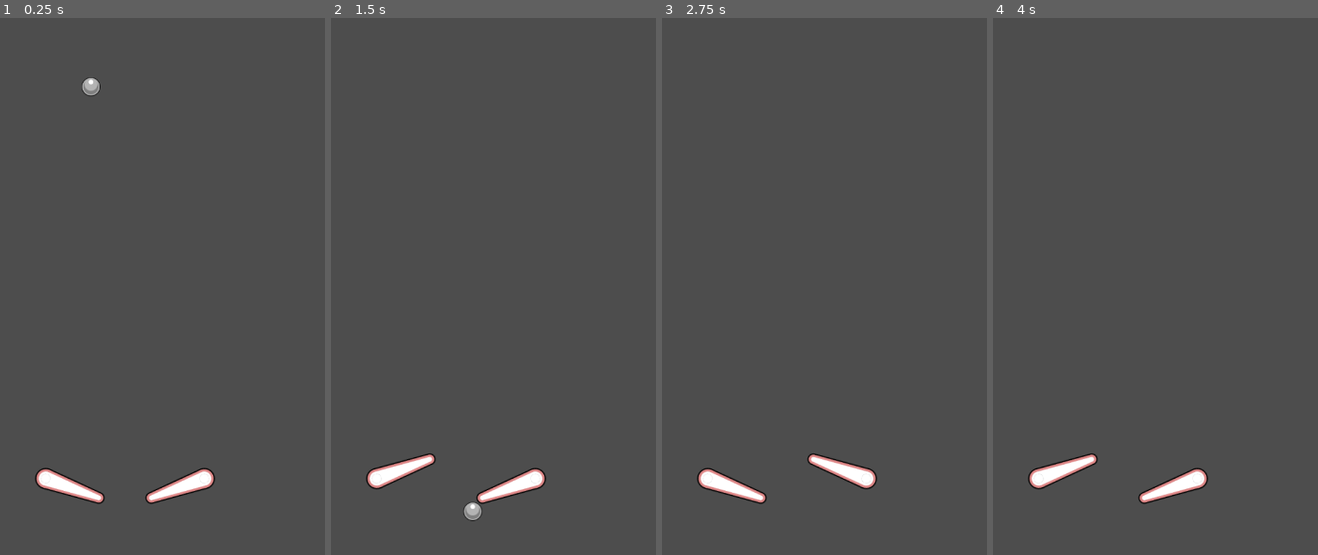
Above: before the commit, frames 1-4 (left to right).
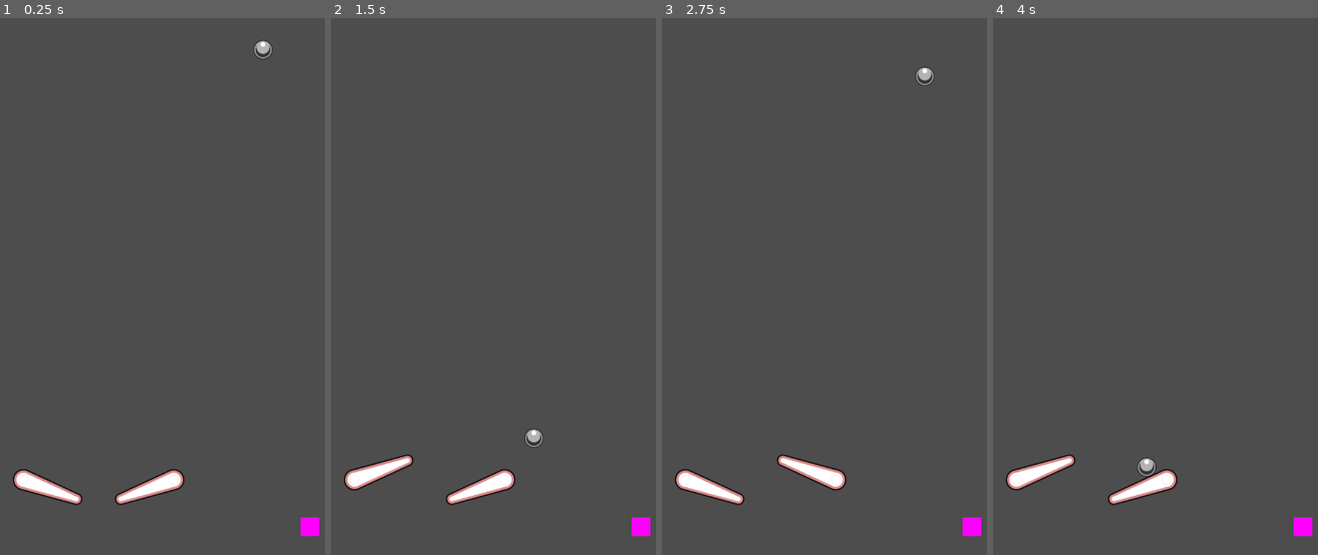
Above: after the commit, the same moments.

Repository: fivemoreminix/pinball
Game: Godot game, scene res://table.tscn
The game is run twice, just before and just after one commit, with the same random seed, the same clock (stepped at 60 frames per second) and the same inputs.
Inputs:
- Up to frame 1 (0.25 s): no input
- Up to frame 2 (1.5 s): hold Right (ui_right) 0.53-1.28 s; tap Down (plunger, bound only after the commit) at 0.6, 1.35 s; hold Left (ui_left) from 1.28 s (still down)
- Up to frame 3 (2.75 s): release Left (ui_left) at 2.03 s; hold Right (ui_right) from 2.03 s (still down); tap Down (plunger, bound only after the commit) at 2.1 s
- Up to frame 4 (4 s): tap Down (plunger, bound only after the commit) at 2.85, 3.6 s; release Right (ui_right) at 3.53 s; hold Left (ui_left) from 3.53 s (still down)

The runs differ from the first frame. In frame 1, 2.7% of the frame differs, in the area x 4-99%, y 4-97%; in frame 2, 2.6%; in frame 3, 2.6%; in frame 4, 2.5%.

Commit message:
Started work on playfield, plunger, and ball catch.

Diff:
--- a/ball.gd
+++ b/ball.gd
@@ -1,6 +1,8 @@
 extends RigidBody2D
-class_name ball
+class_name Ball
 
+@onready var start_pos = position
+var reset_state = false
 
 # Called when the node enters the scene tree for the first time.
 func _ready():
@@ -10,3 +12,13 @@
 # Called every frame. 'delta' is the elapsed time since the previous frame.
 func _process(delta):
 	$Sprite2D.global_rotation = 0
+
+
+func reset() -> void:
+	reset_state = true
+
+
+func _integrate_forces(state):
+	if reset_state:
+		position = start_pos
+		reset_state = false
--- a/ball.svg
+++ b/ball.svg
@@ -23,10 +23,10 @@
      inkscape:pagecheckerboard="0"
      inkscape:deskcolor="#505050"
      inkscape:document-units="px"
-     showgrid="true"
+     showgrid="false"
      inkscape:zoom="5.4021324"
-     inkscape:cx="-64.511562"
-     inkscape:cy="68.954252"
+     inkscape:cx="-15.456859"
+     inkscape:cy="-0.6478923"
      inkscape:window-width="2560"
      inkscape:window-height="1370"
      inkscape:window-x="0"
@@ -59,7 +59,7 @@
        cy="8.4666662"
        r="3.96875" />
     <circle
-       style="opacity:1;fill:#808080;stroke:none;stroke-width:0.143315;stroke-linecap:round;stroke-linejoin:bevel;stroke-dasharray:none;stroke-dashoffset:0;stroke-opacity:1;paint-order:stroke markers fill"
+       style="opacity:1;fill:#333333;stroke:none;stroke-width:0.143315;stroke-linecap:round;stroke-linejoin:bevel;stroke-dasharray:none;stroke-dashoffset:0;stroke-opacity:1;paint-order:stroke markers fill"
        id="path12662"
        cx="8.4666662"
        cy="8.4666662"
@@ -74,7 +74,7 @@
        style="opacity:1;fill:#ffffff;stroke:none;stroke-width:0.264583;stroke-linecap:round;stroke-linejoin:bevel;stroke-dasharray:none;stroke-dashoffset:0;stroke-opacity:1;paint-order:stroke markers fill"
        id="path12658"
        cx="8.4666662"
-       cy="6.3499999"
+       cy="6.0854163"
        rx="1.058333"
        ry="1.0583329" />
   </g>
--- a/ball.tscn
+++ b/ball.tscn
@@ -7,6 +7,7 @@
 radius = 16.0312
 
 [node name="Ball" type="RigidBody2D"]
+can_sleep = false
 script = ExtResource("1_txg7q")
 
 [node name="Sprite2D" type="Sprite2D" parent="."]
--- /dev/null
+++ b/catch.gd
@@ -0,0 +1,5 @@
+extends Area2D
+
+func _on_body_entered(body):
+	if not (body is Ball): return
+	body.reset()
--- /dev/null
+++ b/catch.tscn
@@ -0,0 +1,15 @@
+[gd_scene load_steps=3 format=3 uid="uid://47o8lp1qyxpn"]
+
+[ext_resource type="Script" path="res://catch.gd" id="1_0lm4t"]
+
+[sub_resource type="WorldBoundaryShape2D" id="WorldBoundaryShape2D_l44vo"]
+distance = -8.0
+
+[node name="catch" type="Area2D"]
+script = ExtResource("1_0lm4t")
+
+[node name="CollisionShape2D" type="CollisionShape2D" parent="."]
+position = Vector2(320, 1304)
+shape = SubResource("WorldBoundaryShape2D_l44vo")
+
+[connection signal="body_entered" from="." to="." method="_on_body_entered"]
--- a/paddle.svg
+++ b/paddle.svg
@@ -24,9 +24,9 @@
      inkscape:deskcolor="#505050"
      inkscape:document-units="px"
      showgrid="true"
-     inkscape:zoom="2.7010662"
-     inkscape:cx="13.883406"
-     inkscape:cy="47.94403"
+     inkscape:zoom="3.8198845"
+     inkscape:cx="1.1780461"
+     inkscape:cy="-4.5812904"
      inkscape:window-width="2560"
      inkscape:window-height="1370"
      inkscape:window-x="0"
@@ -53,62 +53,40 @@
          stdDeviation="0.42862498"
          id="feGaussianBlur9353" />
     </filter>
+    <filter
+       inkscape:collect="always"
+       style="color-interpolation-filters:sRGB"
+       id="filter15847"
+       x="-0.035262856"
+       y="-0.16456"
+       width="1.0705257"
+       height="1.32912">
+      <feGaussianBlur
+         inkscape:collect="always"
+         stdDeviation="0.43539831"
+         id="feGaussianBlur15849" />
+    </filter>
   </defs>
   <g
      inkscape:label="Layer 1"
      inkscape:groupmode="layer"
      id="layer1">
-    <circle
+    <path
+       id="path6536"
        style="fill:#000000;stroke-width:2.64583;stroke-linejoin:bevel;paint-order:stroke markers fill"
-       id="path6536"
-       cx="5.2916665"
-       cy="8.4666662"
-       r="4.7624998" />
-    <circle
-       style="fill:#000000;stroke-width:2.64583;stroke-linejoin:bevel;paint-order:stroke markers fill"
-       id="path6538"
-       cx="30.691666"
-       cy="8.4666662"
-       r="2.645833" />
+       d="M 5.2916666 3.7041666 A 4.7624998 4.7624998 0 0 0 0.52916666 8.4666665 A 4.7624998 4.7624998 0 0 0 5.2916666 13.229166 A 4.7624998 4.7624998 0 0 0 6.058028 13.165088 L 30.691666 11.1125 A 2.645833 2.645833 0 0 0 33.337499 8.4666665 A 2.645833 2.645833 0 0 0 30.691666 5.8208332 L 6.0750813 3.7692789 A 4.7624998 4.7624998 0 0 0 5.2916666 3.7041666 z " />
     <path
-       id="rect6540"
-       style="fill:#000000;stroke-width:2.64583;stroke-linejoin:bevel;paint-order:stroke markers fill"
-       d="m 5.2916666,3.7041665 25.3999994,2.1166667 0,5.2916668 -25.3999994,2.116667 z"
-       sodipodi:nodetypes="ccccc" />
-    <circle
+       id="circle6543"
        style="fill:#de8787;stroke-width:2.64583;stroke-linejoin:bevel;paint-order:stroke markers fill"
-       id="circle6543"
-       cx="5.2916665"
-       cy="8.4666662"
-       r="4.2333331" />
-    <circle
+       d="M 5.2916666 4.2333332 A 4.2333331 4.2333331 0 0 0 1.0583333 8.4666665 A 4.2333331 4.2333331 0 0 0 5.2916666 12.7 A 4.2333331 4.2333331 0 0 0 5.974829 12.643156 L 30.691666 10.583333 A 2.1166663 2.1166663 0 0 0 32.808333 8.4666665 A 2.1166663 2.1166663 0 0 0 30.691666 6.3499999 L 5.9861978 4.2912109 A 4.2333331 4.2333331 0 0 0 5.2916666 4.2333332 z " />
+    <path
+       id="circle15477"
+       style="mix-blend-mode:normal;fill:#000000;stroke-width:2.64583;stroke-linejoin:bevel;paint-order:stroke markers fill;filter:url(#filter15847);opacity:0.5"
+       d="m 5.2916666,5.2482584 a 3.1749997,3.1749997 0 0 0 -3.175,3.1749999 3.1749997,3.1749997 0 0 0 3.175,3.1749997 3.1749997,3.1749997 0 0 0 0.5095296,-0.04237 L 30.691666,9.4815916 A 1.058333,1.058333 0 0 0 31.749999,8.4232583 1.058333,1.058333 0 0 0 30.691666,7.364925 L 5.8141153,5.2916666 A 3.1749997,3.1749997 0 0 0 5.2916666,5.2482584 Z" />
+    <path
+       id="circle7809"
        style="fill:#ffffff;stroke-width:2.64583;stroke-linejoin:bevel;paint-order:stroke markers fill"
-       id="circle7809"
-       cx="5.2916665"
-       cy="8.4666662"
-       r="3.1749997" />
-    <circle
-       style="fill:#de8787;stroke-width:2.64583;stroke-linejoin:bevel;paint-order:stroke markers fill"
-       id="circle6545"
-       cx="30.691666"
-       cy="8.4666662"
-       r="2.1166663" />
-    <circle
-       style="fill:#ffffff;stroke-width:2.64583;stroke-linejoin:bevel;paint-order:stroke markers fill"
-       id="circle7811"
-       cx="30.691666"
-       cy="8.4666662"
-       r="1.058333" />
-    <path
-       id="path6547"
-       style="fill:#de8787;stroke-width:2.64583;stroke-linejoin:bevel;paint-order:stroke markers fill"
-       d="m 5.2916667,4.2333332 25.3999993,2.1166667 0,4.2333331 L 5.2916667,12.7 Z"
-       sodipodi:nodetypes="ccccc" />
-    <path
-       id="path7813"
-       style="fill:#ffffff;stroke-width:2.64583;stroke-linejoin:bevel;paint-order:stroke markers fill"
-       d="m 5.2916667,5.2916665 25.3999993,2.1166667 0,2.1166661 -25.3999993,2.1166667 z"
-       sodipodi:nodetypes="ccccc" />
+       d="M 5.2916666 5.2916666 A 3.1749997 3.1749997 0 0 0 2.1166666 8.4666665 A 3.1749997 3.1749997 0 0 0 5.2916666 11.641666 A 3.1749997 3.1749997 0 0 0 5.8011962 11.599292 L 30.691666 9.5249998 A 1.058333 1.058333 0 0 0 31.749999 8.4666665 A 1.058333 1.058333 0 0 0 30.691666 7.4083332 L 5.8141153 5.3350748 A 3.1749997 3.1749997 0 0 0 5.2916666 5.2916666 z " />
     <circle
        style="fill:#000000;stroke:none;stroke-width:0.264583;stroke-linecap:round;stroke-linejoin:bevel;stroke-dasharray:none;stroke-dashoffset:0;stroke-opacity:1;paint-order:stroke markers fill;filter:url(#filter9351);opacity:0.5"
        id="path9349"
--- a/paddle_char.gd
+++ b/paddle_char.gd
@@ -28,7 +28,7 @@
 
 
 func _input(event) -> void:
-	var action = "ui_left" if is_left else "ui_right"
+	var action = "left_paddle" if is_left else "right_paddle"
 	if event.is_action_pressed(action):
 		actuate()
 	if event.is_action_released(action):
--- /dev/null
+++ b/plunger.gd
@@ -0,0 +1,26 @@
+extends CharacterBody2D
+class_name Plunger
+
+
+@export var punch_time           : float   = 0.05
+@export var retract_time         : float   = 2.5
+@export var max_retract_distance : float   = 1.0
+
+@onready var start_pos           : Vector2 = position
+var tween                        : Tween
+
+func _ready():
+	tween = create_tween()
+	tween.stop()
+
+func _input(event):
+	if Input.is_action_just_pressed("plunger"):
+		if tween.is_valid:
+			if tween.is_running(): return
+		prints("Pulling plunger.")
+		tween = create_tween()
+		tween.tween_property(self, "position/y", start_pos.y + max_retract_distance, retract_time)
+
+	if Input.is_action_just_released("plunger"):
+		tween = create_tween()
+		tween.tween_property(self, "position/y", start_pos.y, punch_time)
--- /dev/null
+++ b/plunger.tscn
@@ -0,0 +1,18 @@
+[gd_scene load_steps=4 format=3 uid="uid://piv2npdng067"]
+
+[ext_resource type="Script" path="res://plunger.gd" id="1_exu13"]
+
+[sub_resource type="PlaceholderTexture2D" id="PlaceholderTexture2D_k71ao"]
+size = Vector2(32, 32)
+
+[sub_resource type="RectangleShape2D" id="RectangleShape2D_toca7"]
+size = Vector2(32, 32)
+
+[node name="Plunger" type="CharacterBody2D"]
+script = ExtResource("1_exu13")
+
+[node name="Sprite2D" type="Sprite2D" parent="."]
+texture = SubResource("PlaceholderTexture2D_k71ao")
+
+[node name="CollisionShape2D" type="CollisionShape2D" parent="."]
+shape = SubResource("RectangleShape2D_toca7")
--- a/project.godot
+++ b/project.godot
@@ -55,3 +55,22 @@
 , Object(InputEventKey,"resource_local_to_scene":false,"resource_name":"","device":-1,"window_id":0,"alt_pressed":false,"shift_pressed":false,"ctrl_pressed":false,"meta_pressed":false,"pressed":false,"keycode":0,"physical_keycode":83,"key_label":0,"unicode":115,"echo":false,"script":null)
 ]
 }
+left_paddle={
+"deadzone": 0.5,
+"events": [Object(InputEventKey,"resource_local_to_scene":false,"resource_name":"","device":-1,"window_id":0,"alt_pressed":false,"shift_pressed":false,"ctrl_pressed":false,"meta_pressed":false,"pressed":false,"keycode":0,"physical_keycode":4194326,"key_label":0,"unicode":0,"echo":false,"script":null)
+, Object(InputEventKey,"resource_local_to_scene":false,"resource_name":"","device":-1,"window_id":0,"alt_pressed":false,"shift_pressed":false,"ctrl_pressed":false,"meta_pressed":false,"pressed":false,"keycode":0,"physical_keycode":4194319,"key_label":0,"unicode":0,"echo":false,"script":null)
+]
+}
+right_paddle={
+"deadzone": 0.5,
+"events": [Object(InputEventKey,"resource_local_to_scene":false,"resource_name":"","device":-1,"window_id":0,"alt_pressed":false,"shift_pressed":false,"ctrl_pressed":false,"meta_pressed":false,"pressed":false,"keycode":0,"physical_keycode":4194310,"key_label":0,"unicode":0,"echo":false,"script":null)
+, Object(InputEventKey,"resource_local_to_scene":false,"resource_name":"","device":-1,"window_id":0,"alt_pressed":false,"shift_pressed":false,"ctrl_pressed":false,"meta_pressed":false,"pressed":false,"keycode":0,"physical_keycode":4194321,"key_label":0,"unicode":0,"echo":false,"script":null)
+, Object(InputEventKey,"resource_local_to_scene":false,"resource_name":"","device":-1,"window_id":0,"alt_pressed":false,"shift_pressed":false,"ctrl_pressed":false,"meta_pressed":false,"pressed":false,"keycode":0,"physical_keycode":4194328,"key_label":0,"unicode":0,"echo":false,"script":null)
+]
+}
+plunger={
+"deadzone": 0.5,
+"events": [Object(InputEventKey,"resource_local_to_scene":false,"resource_name":"","device":-1,"window_id":0,"alt_pressed":false,"shift_pressed":false,"ctrl_pressed":false,"meta_pressed":false,"pressed":false,"keycode":0,"physical_keycode":4194322,"key_label":0,"unicode":0,"echo":false,"script":null)
+, Object(InputEventKey,"resource_local_to_scene":false,"resource_name":"","device":-1,"window_id":0,"alt_pressed":false,"shift_pressed":false,"ctrl_pressed":false,"meta_pressed":false,"pressed":false,"keycode":0,"physical_keycode":32,"key_label":0,"unicode":32,"echo":false,"script":null)
+]
+}
--- a/table.tscn
+++ b/table.tscn
@@ -1,22 +1,132 @@
-[gd_scene load_steps=3 format=3 uid="uid://bjbk4m68gmfxu"]
+[gd_scene load_steps=12 format=3 uid="uid://bjbk4m68gmfxu"]
 
 [ext_resource type="PackedScene" uid="uid://ecljegdaqfjf" path="res://ball.tscn" id="1_lu6ji"]
 [ext_resource type="PackedScene" uid="uid://fvcuay8js4eu" path="res://paddle.tscn" id="2_5m5w6"]
+[ext_resource type="PackedScene" uid="uid://piv2npdng067" path="res://plunger.tscn" id="3_xql3i"]
+[ext_resource type="PackedScene" uid="uid://47o8lp1qyxpn" path="res://catch.tscn" id="4_cq5ri"]
+
+[sub_resource type="RectangleShape2D" id="RectangleShape2D_43jvb"]
+size = Vector2(16, 1280)
+
+[sub_resource type="RectangleShape2D" id="RectangleShape2D_h6njj"]
+size = Vector2(688, 16)
+
+[sub_resource type="RectangleShape2D" id="RectangleShape2D_umo07"]
+size = Vector2(32, 944)
+
+[sub_resource type="CapsuleShape2D" id="CapsuleShape2D_dgsxr"]
+radius = 8.0
+height = 128.0
+
+[sub_resource type="CapsuleShape2D" id="CapsuleShape2D_oxxla"]
+radius = 8.0
+height = 128.0
+
+[sub_resource type="CapsuleShape2D" id="CapsuleShape2D_b5hdm"]
+radius = 8.0
+height = 96.0
+
+[sub_resource type="CapsuleShape2D" id="CapsuleShape2D_odrs8"]
+radius = 8.0
+height = 96.0
 
 [node name="Table" type="Node2D"]
 
 [node name="Ball" parent="." instance=ExtResource("1_lu6ji")]
-position = Vector2(307, 455)
+position = Vector2(600, 392)
 
 [node name="Paddle" parent="." instance=ExtResource("2_5m5w6")]
-position = Vector2(230, 1150)
+position = Vector2(192, 1152)
 rotation = 0.349066
 start_rotation = 20.0
 stop_rotation = -20.0
 
 [node name="Paddle2" parent="." instance=ExtResource("2_5m5w6")]
-position = Vector2(500, 1150)
+position = Vector2(448, 1152)
 rotation = 2.79253
 is_left = false
 start_rotation = 160.0
 stop_rotation = 200.0
+
+[node name="Plunger" parent="." instance=ExtResource("3_xql3i")]
+position = Vector2(680, 1232)
+
+[node name="playfield" type="StaticBody2D" parent="."]
+
+[node name="catch" parent="playfield" instance=ExtResource("4_cq5ri")]
+
+[node name="CollisionShape2D" type="CollisionShape2D" parent="playfield"]
+position = Vector2(8, 640)
+shape = SubResource("RectangleShape2D_43jvb")
+
+[node name="CollisionShape2D2" type="CollisionShape2D" parent="playfield"]
+position = Vector2(712, 640)
+shape = SubResource("RectangleShape2D_43jvb")
+
+[node name="CollisionShape2D3" type="CollisionShape2D" parent="playfield"]
+position = Vector2(360, 8)
+shape = SubResource("RectangleShape2D_h6njj")
+
+[node name="CollisionShape2D4" type="CollisionShape2D" parent="playfield"]
+position = Vector2(640, 808)
+shape = SubResource("RectangleShape2D_umo07")
+
+[node name="CollisionPolygon2D" type="CollisionPolygon2D" parent="playfield"]
+polygon = PackedVector2Array(704, 16, 704, 336, 696, 256, 664, 176, 616, 104, 544, 56, 464, 24, 384, 16)
+
+[node name="CollisionPolygon2D2" type="CollisionPolygon2D" parent="playfield"]
+position = Vector2(0, 720)
+rotation = -1.57079
+polygon = PackedVector2Array(704, 16, 704, 336, 696, 256, 664, 176, 616, 104, 544, 56, 464, 24, 384, 16)
+
+[node name="CollisionPolygon2D3" type="CollisionPolygon2D" parent="playfield"]
+position = Vector2(592, 328)
+polygon = PackedVector2Array(56, -64, 24, -128, -16, -184, -64, -224, -32, -184, -8, -152, 24, -72, 32, 8, 64, 8)
+
+[node name="CollisionPolygon2D4" type="CollisionPolygon2D" parent="playfield"]
+position = Vector2(144, 1040)
+polygon = PackedVector2Array(-128, 144, -96, 144, -96, 128, 144, 208, 144, 272, 176, 304, 208, 272, 208, 208, 448, 128, 448, 144, 480, 144, 480, 368, -128, 368)
+
+[node name="CollisionShape2D6" type="CollisionShape2D" parent="playfield"]
+position = Vector2(584, 1056)
+shape = SubResource("CapsuleShape2D_dgsxr")
+
+[node name="CollisionShape2D7" type="CollisionShape2D" parent="playfield"]
+position = Vector2(56, 1056)
+shape = SubResource("CapsuleShape2D_oxxla")
+
+[node name="CollisionShape2D8" type="CollisionShape2D" parent="playfield"]
+position = Vector2(104, 1040)
+shape = SubResource("CapsuleShape2D_b5hdm")
+
+[node name="CollisionShape2D9" type="CollisionShape2D" parent="playfield"]
+position = Vector2(536, 1040)
+shape = SubResource("CapsuleShape2D_odrs8")
+
+[node name="CollisionPolygon2D5" type="CollisionPolygon2D" parent="playfield"]
+position = Vector2(112, 1072)
+polygon = PackedVector2Array(0, 8, 72, 56, 64, 64, -8, 16)
+
+[node name="CollisionPolygon2D6" type="CollisionPolygon2D" parent="playfield"]
+position = Vector2(528, 1072)
+polygon = PackedVector2Array(0, 8, 8, 16, -64, 64, -72, 56)
+
+[node name="CollisionPolygon2D7" type="CollisionPolygon2D" parent="playfield"]
+position = Vector2(656, 1168)
+polygon = PackedVector2Array(48, 48, 24, 72, 0, 48, 0, 112, 48, 112)
+
+[node name="CollisionPolygon2D8" type="CollisionPolygon2D" parent="playfield"]
+position = Vector2(160, 928)
+polygon = PackedVector2Array(-16, 64, -16, 128, 32, 160, 40, 160, -8, 64)
+
+[node name="CollisionPolygon2D9" type="CollisionPolygon2D" parent="playfield"]
+position = Vector2(432, 1000)
+polygon = PackedVector2Array(56, -8, 8, 88, 16, 88, 64, 56, 64, -8)
+
+[node name="TEMPORARY_-_DELETE_LATER" type="CollisionPolygon2D" parent="playfield"]
+position = Vector2(24, 784)
+polygon = PackedVector2Array(-8, -80, -8, 208, 88, 208)
+
+[node name="TEMPORARY_-_DELETE_LATER2" type="CollisionPolygon2D" parent="playfield"]
+position = Vector2(536, 784)
+polygon = PackedVector2Array(88, -80, -8, 208, 88, 208)
